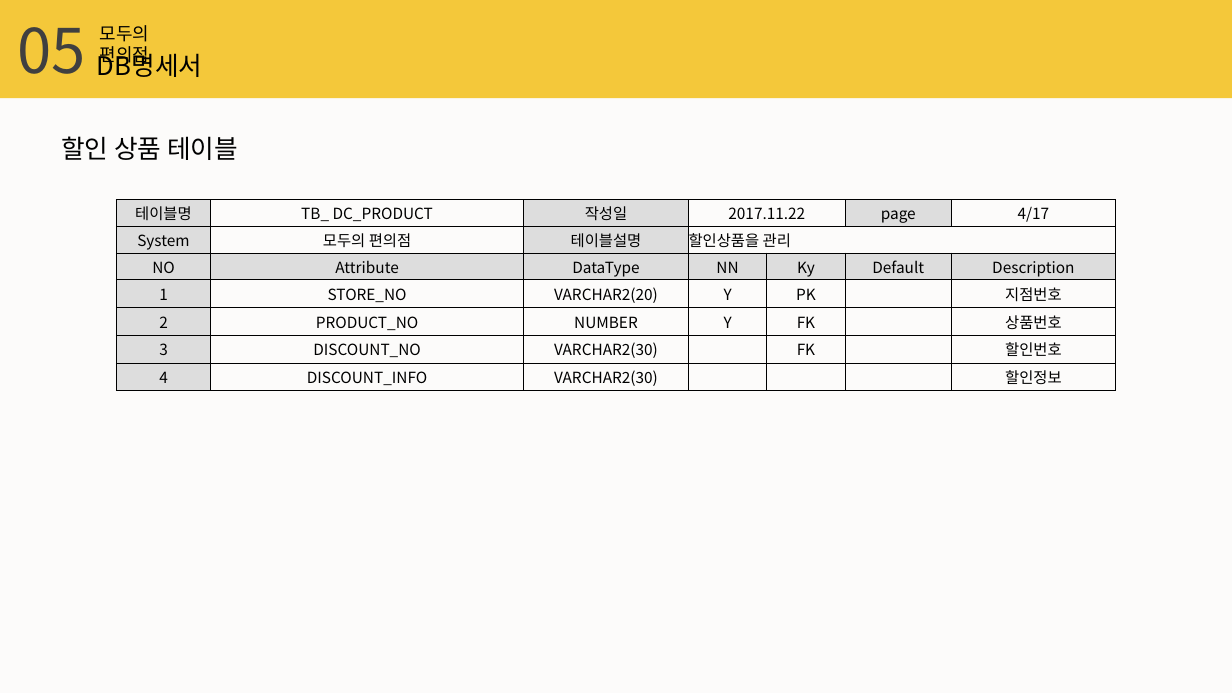
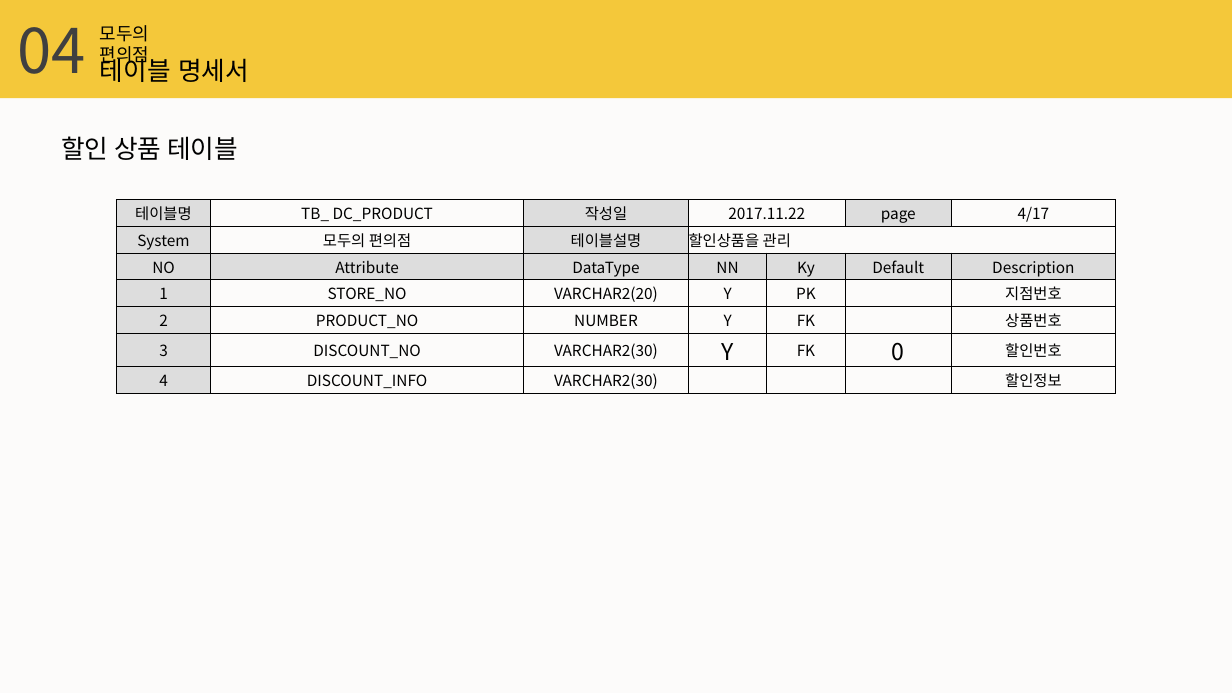
Before and after one commit to hwanghyohyuk/KHFinalProject, a slide deck: slide 20 of 제출문서/DB설계보고서/편리하조_DB설계보고서.pptx. Drawn at 1232x693 pixels with LibreOffice and Linux fonts; fonts in the diff are those of the drawing. Boxes give left, top, right and bottom in pixels: in the first picture for what was removed or moved away, otherwise in the second. Text is boxed around its words. In the diff, an @@ line names an element or a change of style, - is before the commit and + after.

```diff
--- a/제출문서/DB설계보고서/편리하조_DB설계보고서.pptx
+++ b/제출문서/DB설계보고서/편리하조_DB설계보고서.pptx
@@ text at bbox=[17, 27, 85, 74]: text changed @@
-05
+04
@@ text removed at bbox=[97, 48, 202, 77] @@
-DB명세서
@@ text added at bbox=[100, 54, 249, 82], 20 pt, text #000000 @@
+테이블 명세서
@@ table at bbox=[116, 200, 1117, 393] @@
-row 6, column 4: 
+row 6, column 4: Y
-row 6, column 6: 
+row 6, column 6: 0
```
Also in this commit, not shown: 26 other slides changed, 2 other files.
